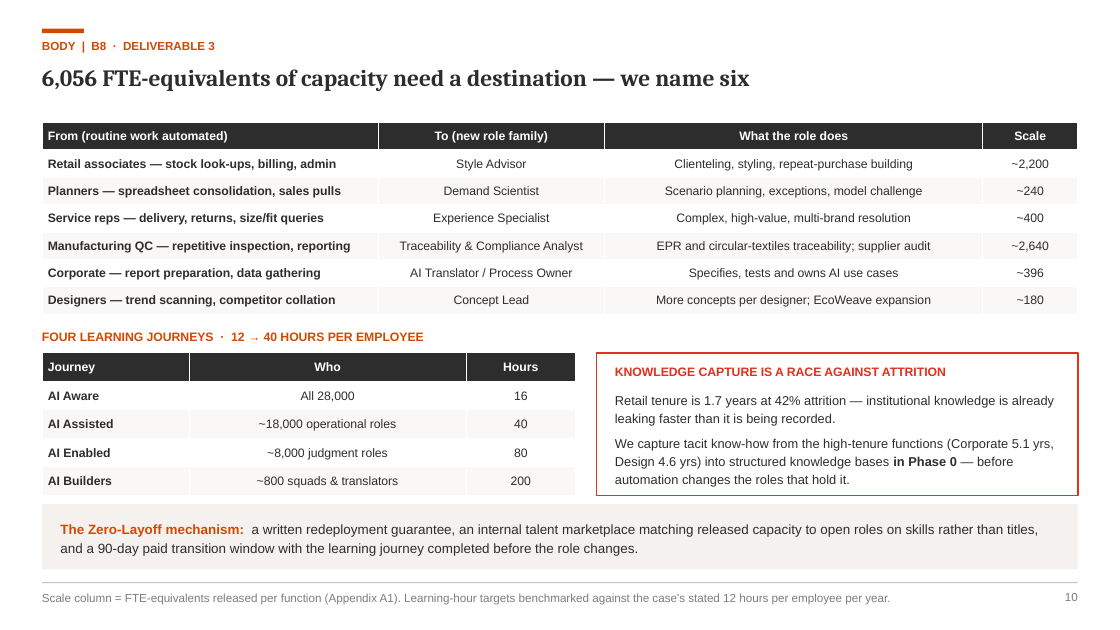
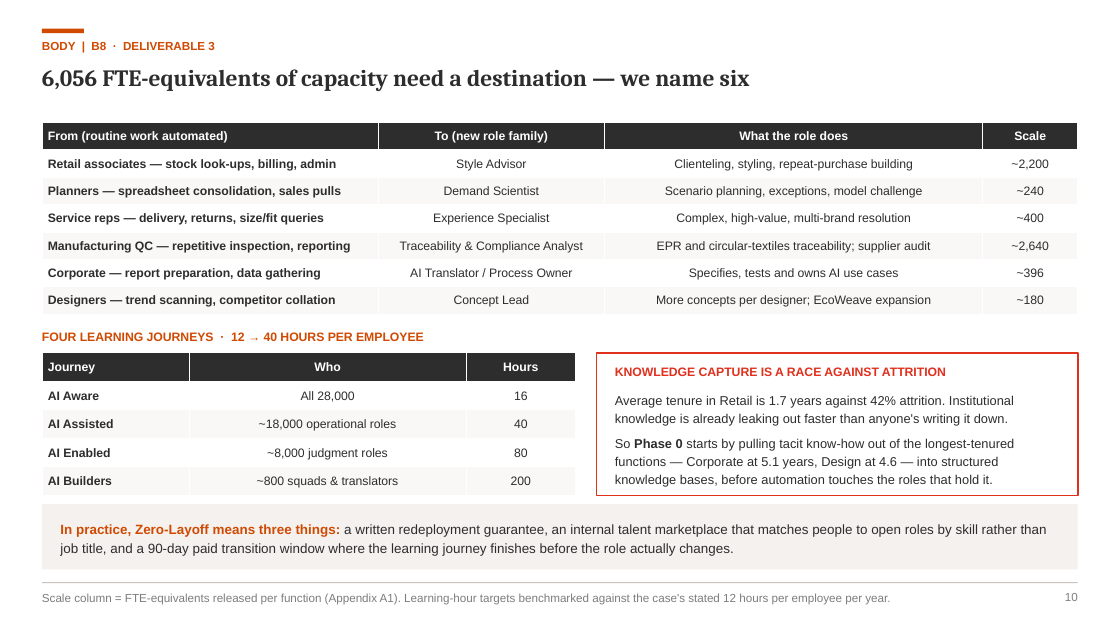
Before and after one commit to Annie2026PGP/CaseComp, a slide deck: slide 11 of cases/2026-08-pwc-challenge-8-styleverse/deck/PwC_Challenge8_StyleVerse_RanjanaMainani.pptx. Drawn at 1120x630 pixels with LibreOffice and Linux fonts; fonts in the diff are those of the drawing. Boxes give left, top, right and bottom in pixels: in the first picture for what was removed or moved away, otherwise in the second. Text is boxed around its words. In the diff, an @@ line names an element or a change of style, - is before the commit and + after.

```diff
--- a/cases/2026-08-pwc-challenge-8-styleverse/deck/PwC_Challenge8_StyleVerse_RanjanaMainani.pptx
+++ b/cases/2026-08-pwc-challenge-8-styleverse/deck/PwC_Challenge8_StyleVerse_RanjanaMainani.pptx
@@ text at bbox=[615, 395, 1014, 487]: text changed @@
-Retail tenure is 1.7 years at 42% attrition — institutional knowledge is already leaking faster than it is being recorded.
-We capture tacit know-how from the high-tenure functions (Corporate 5.1 yrs, Design 4.6 yrs) into structured knowledge bases in Phase 0 — before automation changes the roles that hold it.
+Average tenure in Retail is 1.7 years against 42% attrition. Institutional knowledge is already leaking out faster than anyone's writing it down.
+So Phase 0 starts by pulling tacit know-how out of the longest-tenured functions — Corporate at 5.1 years, Design at 4.6 — into structured knowledge bases, before automation touches the roles that hold it.
@@ text at bbox=[60, 524, 1047, 556]: text changed @@
-The Zero-Layoff mechanism: a written redeployment guarantee, an internal talent marketplace matching released capacity to open roles on skills rather than titles, and a 90-day paid transition window with the learning journey completed before the role changes.
+In practice, Zero-Layoff means three things: a written redeployment guarantee, an internal talent marketplace that matches people to open roles by skill rather than job title, and a 90-day paid transition window where the learning journey finishes before the role actually changes.
```
Also in this commit, not shown: 13 other slides changed, 2 other files.
